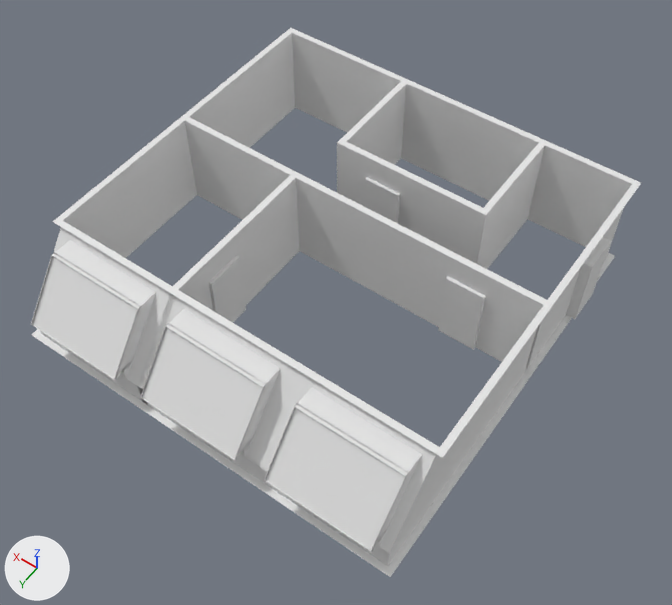
The Blender file Assets/Models/Room/Room.blend as it was, and as the next commit left it.
The view is the same before and after, from a camera (50 mm lens) standing at (-10.03, 15.03, 22.19) and looking at (-0.34, 1.48, 0.89). The axes (+X, +Y, +Z) are drawn at lower left. The lights are the same throughout.

Names of what the first picture shows: '.WindowCutter', 'Walls', 'Windows'.
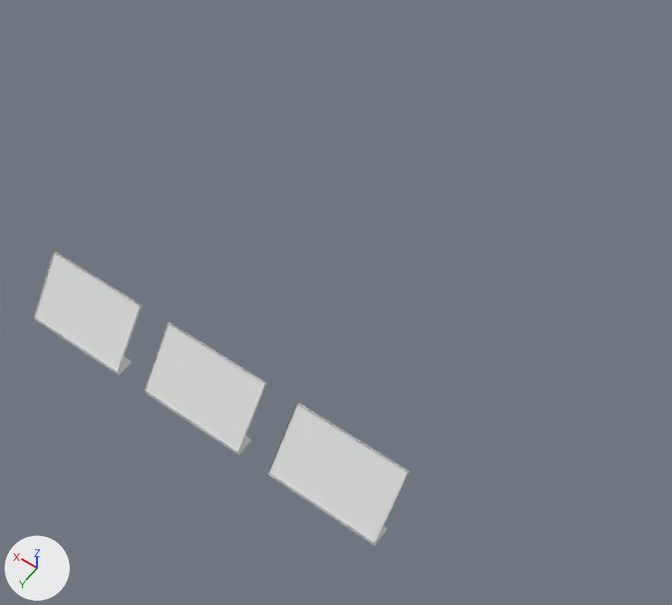
ob_plane_002 is not drawn itself; it is used by a modifier of ob_walls_outer, ob_walls.

Boxes [x1, y1, x2, y2] around the edits, measured in the pictures (672 x 605 px; the box of a moved part takes in the faces that stretch with it):
'Walls', deleted, hidden
    before: [31, 28, 641, 577]
'Windows', mesh rescaled
    before: [32, 252, 409, 552]
    after: [34, 252, 408, 543]
'.WindowCutter', hidden
    before: [31, 240, 422, 551]
'WindowFrames', added
    after: [34, 252, 409, 545]
part 2 of me_plane_014, moved or reshaped (not visible afterwards)
    before: [31, 81, 641, 577]

What changed in the scene script:
```text
Change me_cube_001:
    where me_cube_001.from_pydata(...)  # 8 vertices, 5 faces; spans x -0.1..3.1, y -1.08..0.37, z -0.15..1.66
    used by ob_windows; location = (-5.4, 6.9, 1.3)
    me_cube_001 part 1: the whole mesh is scaled about its middle by (1, 0.89, 0.89), then moved by (0.0, -0.08, 0.1)
Change me_plane_014:
    used by ob_walls; location = (0.0, 0.0, 0.0)
    remove me_plane_014.from_pydata(...)  # 114 vertices, 96 faces; spans x -6.0..6.65, y -5.7..7.1, z 0.0..3.2
    add me_plane_014.from_pydata(...)  # 124 vertices, 101 faces; spans x -6.0..6.65, y -5.7..7.1, z -0.3..3.2
    me_plane_014 part 2
    7 vertices are removed from x -5.8..2.4, y -5.5..6.9, z 0.0..3.2
    34 faces are deleted
    38 vertices in x -6.0..6.65, y -5.7..7.1, z 0.0 move by (0.0, 0.0, -0.3)
    8 vertices in x -3.0..-2.8, y -5.7..-2.0, z 0.0 move by (-0.14, 0.0, -0.3)
    7 vertices in x -3.0..-2.8, y -5.7..-2.0, z 3.2 move by (-0.14, 0.0, 0.0)
    17 vertices are added at x -5.8..2.4, y -5.5..6.9, z -0.3..3.2
    39 new faces join them
Add me_cube_003:
    me_cube_003.from_pydata(...)  # 44 vertices, 36 faces; spans x -0.1..3.1, y -1.11..0.24, z -0.01..1.66
Change ob_windowcutter:
    add ob_windowcutter.hide_viewport = True
Remove ob_plane_002:
    ob_plane_002 = bpy.data.objects.new('.Plane.002', me_plane_017)
    ob_plane_002.location = (-3.5, -0.2, 0.0)
    ob_plane_002.scale = (6.6, 2.0, 2.0)
    ob_plane_002.hide_viewport = True
Change ob_walls_outer:
    where _m = ob_walls_outer.modifiers.new('Boolean.003', 'BOOLEAN')
    remove _m.object = ob_plane_002
Change ob_walls:
    remove _m = ob_walls.modifiers.new('Boolean.003', 'BOOLEAN')
    remove _m.object = ob_plane_002
    remove _m.solver = 'FLOAT'
    add ob_walls.hide_viewport = True
Add ob_windowframes:
    ob_windowframes = bpy.data.objects.new('WindowFrames', me_cube_003)
    ob_windowframes.location = (-5.4, 6.9, 1.3)
    _m = ob_windowframes.modifiers.new('Array', 'ARRAY')
    _m.count = 3
    _m.constant_offset_displace = (0.0, 0.0, 0.0)
    _m.relative_offset_displace = (1.3, 0.0, 0.0)
```
